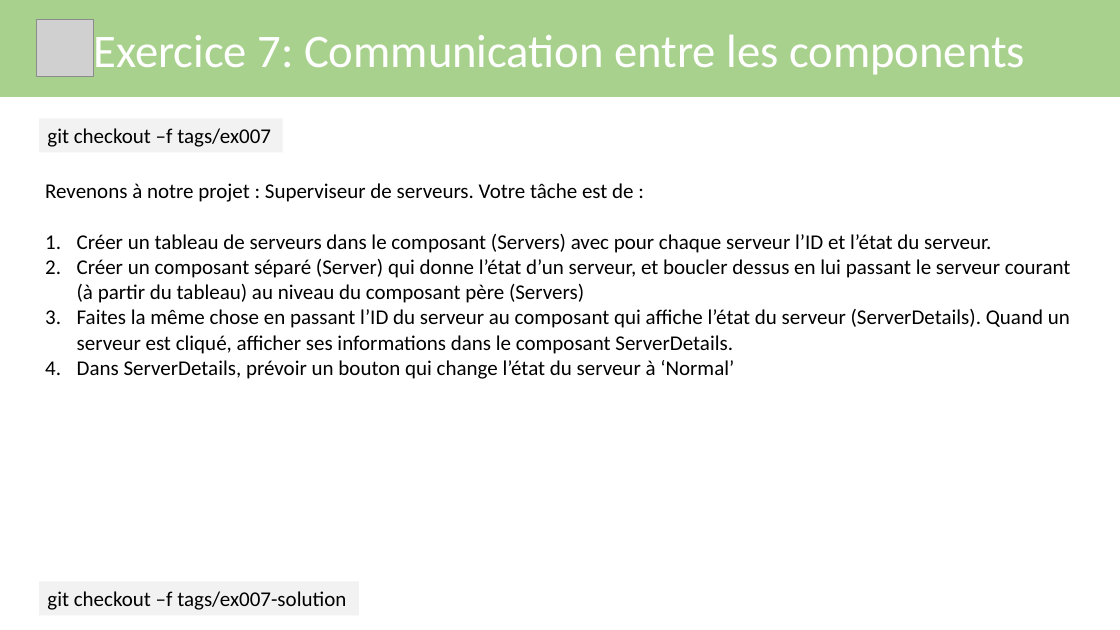
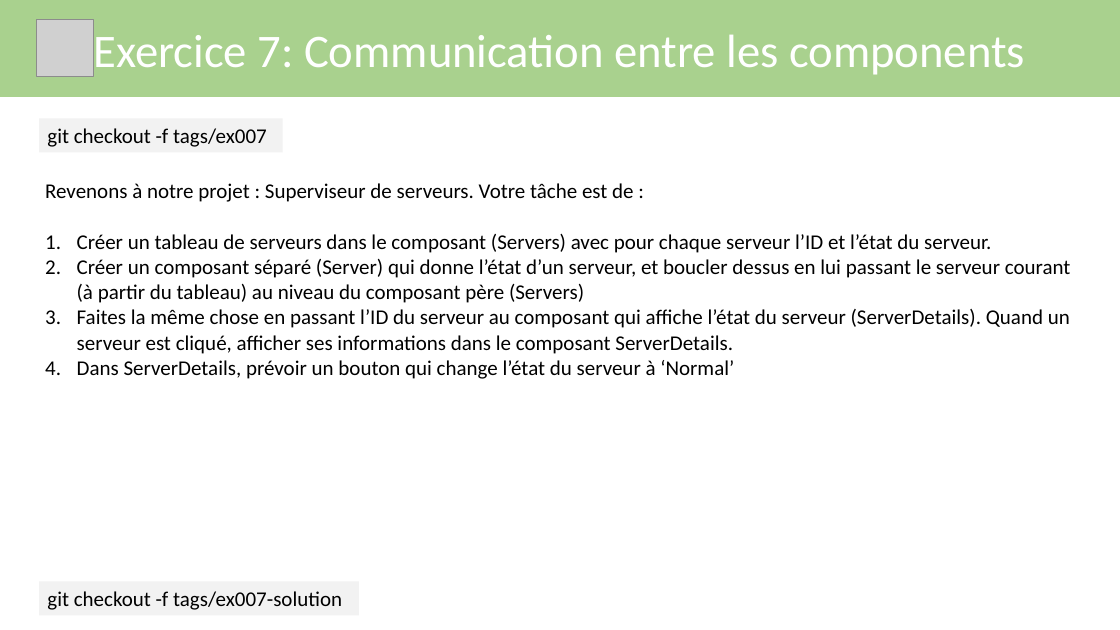
Before and after one commit to asebban/training-vuejs, a slide deck: slide 89 of Support Formation VueJS.pptx. Drawn at 1120x630 pixels with LibreOffice and Linux fonts; fonts in the diff are those of the drawing; grey boxes stand for pictures. Boxes give left, top, right and bottom in pixels: in the first picture for what was removed or moved away, otherwise in the second. Text is boxed around its words. In the diff, an @@ line names an element or a change of style, - is before the commit and + after.

```diff
--- a/Support Formation VueJS.pptx
+++ b/Support Formation VueJS.pptx
@@ text in rectangle at box(47, 128, 267, 147): text changed @@
-git checkout –f tags/ex007
+git checkout -f tags/ex007
@@ text in rectangle at box(47, 591, 342, 610): text changed @@
-git checkout –f tags/ex007-solution
+git checkout -f tags/ex007-solution
```
Also in this commit, not shown: 80 other slides changed.
